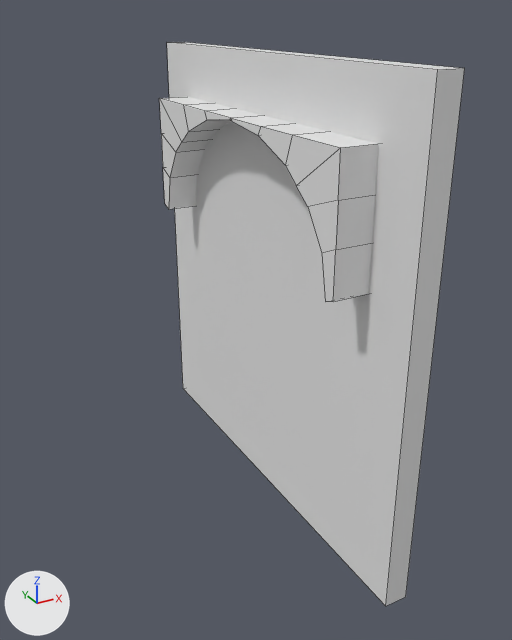
What one commit did to the Blender file Resources/ArtSharing/JuliaArt/Decorations/RoundArch/RoundArch.blend.
Camera for both pictures: a 50 mm camera at (-7.6, -13.0, 10.8) aimed at (1.3, 3.1, 2.7). Every picture has the same lights, and +X, +Y and +Z are marked at lower left. The first picture is the older version. Mesh edges are drawn as thin lines.

Names of what the first picture shows: 'Cube.001', 'Size'.
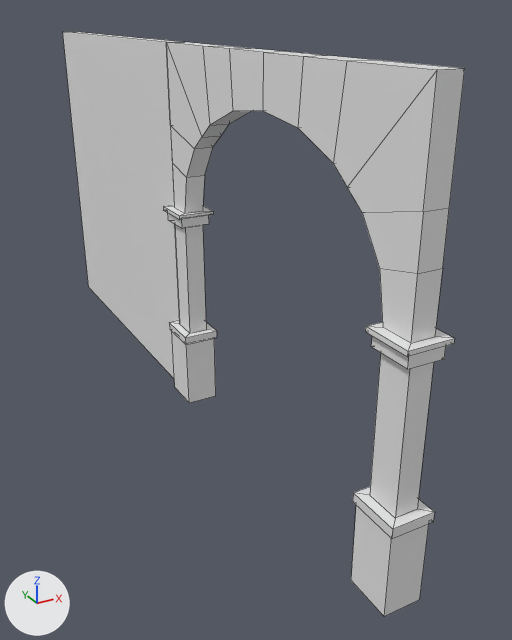
What differs and where, as boxes [x1, y1, x2, y2] in the pictures (512 x 640 px):
'Size', moved
    before: [167, 42, 464, 606]
    after: [63, 32, 180, 378]
'Arch.002', added
    after: [163, 42, 465, 616]
'Cube.001', deleted
    before: [159, 97, 379, 302]

What the commit changed:
me_cube_003 is used by ob_size; location (0.0, 0.0, 0.0); scale (0.25, 5.0, 5.0).
me_cube_003 had 8 vertices, 6 faces and spanned x -1.0..1.0, y -1.0..1.0, z 0.0..2.0.
me_cube_003 now has 8 vertices, 6 faces and spans x -1.0..1.0, y 1.0..3.0, z 0.0..2.0.
me_cube_003 part 1: the whole mesh is moved by (0.0, 2.0, 0.0).
Mesh me_cube_001 is new.
It has 132 vertices, 130 faces and spans x -0.5..0.5, y -5.25..5.25, z 0.0..10.0.
Object 'Cube.001' (ob_cube_001) is deleted.
Object 'Arch.002' (ob_arch_002) is new; it shows me_cube_001.
Its location is (0.0, 0.0, 0.0).
